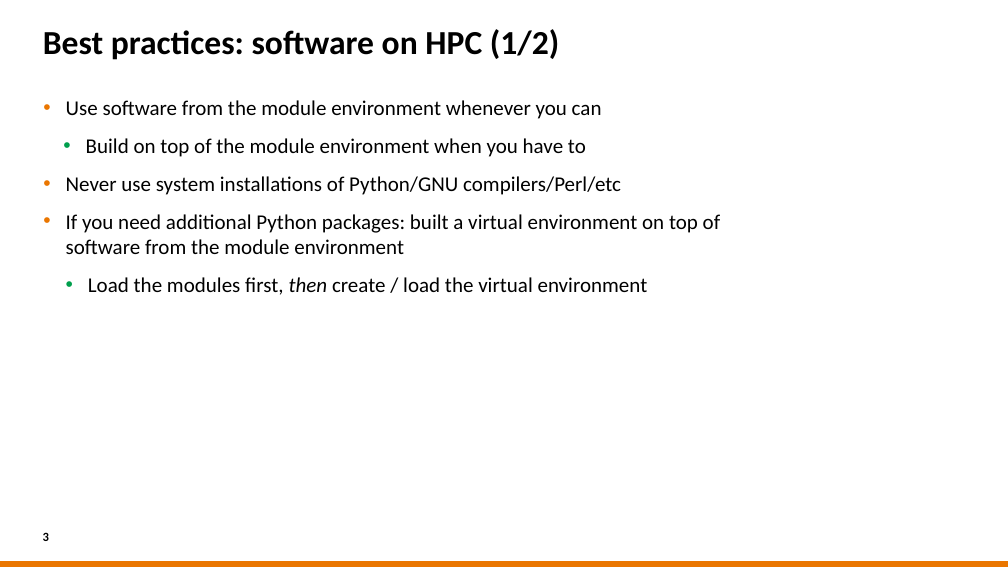
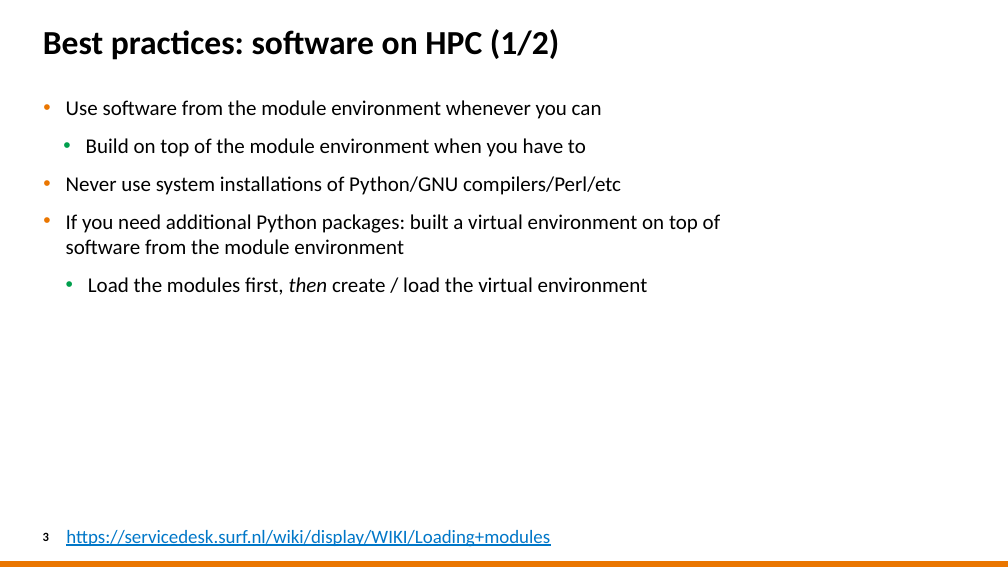
Before and after one commit to sara-nl/HPML-course-materials, a slide deck: slide 3 of Day2/slides/Software_installations_on_HPC_systems.pptx. Drawn at 1008x567 pixels with LibreOffice and Linux fonts; fonts in the diff are those of the drawing; background and template pictures are left out. Boxes give left, top, right and bottom in pixels: in the first picture for what was removed or moved away, otherwise in the second. Text is boxed around its words. In the diff, an @@ line names an element or a change of style, - is before the commit and + after.

```diff
--- a/Day2/slides/Software_installations_on_HPC_systems.pptx
+++ b/Day2/slides/Software_installations_on_HPC_systems.pptx
@@ text added at box(66, 530, 550, 547), 18 pt, text #0077C8, underline @@
+https://servicedesk.surf.nl/wiki/display/WIKI/Loading+modules
```
Also in this commit, not shown: 10 other slides changed, 1 slide removed.
